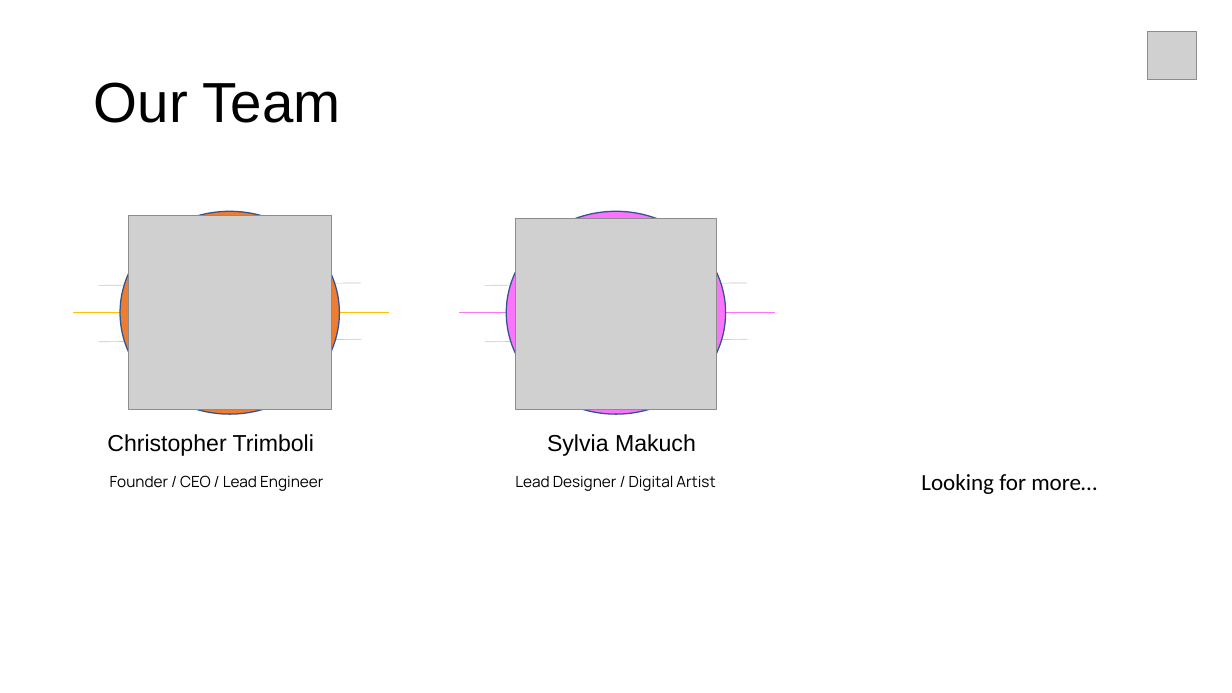
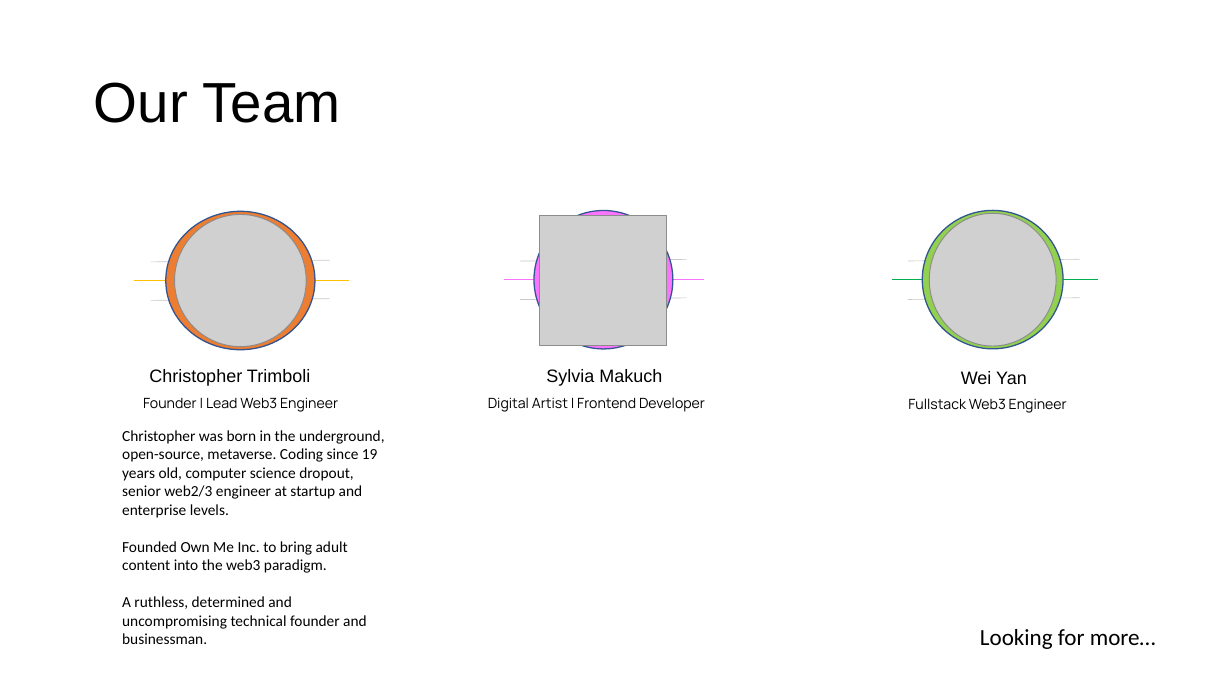
Before and after one commit to own-me/nude-pitch, a slide deck: slide 8 of own-me-pitch.pptx. Drawn at 1232x693 pixels with LibreOffice and Linux fonts; fonts in the diff are those of the drawing; grey boxes stand for pictures. Boxes give left, top, right and bottom in pixels: in the first picture for what was removed or moved away, otherwise in the second. Text is boxed around its words. In the diff, an @@ line names an element or a change of style, - is before the commit and + after.

Commit message:
add Wei, christopher bio

```diff
--- a/own-me-pitch.pptx
+++ b/own-me-pitch.pptx
@@ picture removed at bbox=[1148, 31, 1197, 80] @@
@@ ellipse: place and size @@
-ellipse at bbox=[120, 212, 339, 414]
+ellipse at bbox=[165, 212, 314, 350]
@@ picture: place and size @@
-picture at bbox=[128, 216, 332, 410]
+picture at bbox=[175, 214, 306, 347]
@@ ellipse: place and size @@
-ellipse at bbox=[506, 212, 726, 414]
+ellipse at bbox=[534, 211, 673, 349]
@@ picture: place and size @@
-picture at bbox=[516, 219, 716, 410]
+picture at bbox=[540, 215, 667, 346]
@@ group added at bbox=[892, 211, 1098, 349]: 3 lines, 1 ellipse, 1 picture @@
@@ line moved from (98, 286) - (361, 283) to (151, 262) - (330, 261) @@
@@ line moved from (484, 286) - (748, 283) to (520, 262) - (687, 260) @@
@@ line moved from (73, 312) - (389, 312) to (134, 281) - (348, 281) @@
@@ line moved from (98, 342) - (361, 339) to (151, 300) - (330, 299) @@
@@ line moved from (459, 312) - (775, 312) to (505, 280) - (704, 280) @@
@@ line moved from (484, 342) - (748, 339) to (520, 299) - (687, 298) @@
@@ text "Christopher Trimboli" at bbox=[149, 369, 310, 386]: size 18 to 14 pt @@
@@ text "Christopher Trimboli": place and size @@
-text "Christopher Trimboli" at bbox=[107, 434, 314, 456]
+text "Christopher Trimboli" at bbox=[149, 369, 310, 386]
@@ text "Sylvia Makuch": place and size @@
-text "Sylvia Makuch" at bbox=[547, 434, 696, 456]
+text "Sylvia Makuch" at bbox=[546, 369, 662, 386]
@@ text "Sylvia Makuch" at bbox=[546, 369, 662, 386]: size 18 to 14 pt @@
@@ text added at bbox=[961, 371, 1027, 384], 14 pt, text #000000 @@
+Wei Yan
@@ text at bbox=[143, 397, 338, 412]: text changed; size 12 to 11 pt @@
-Founder / CEO / Lead Engineer
+Founder | Lead Web3 Engineer
@@ text at bbox=[488, 397, 705, 412]: text changed; size 12 to 11 pt @@
-Lead Designer / Digital Artist
+Digital Artist | Frontend Developer
@@ text added at bbox=[908, 398, 1067, 413], 11 pt, text #000000 @@
+Fullstack Web3 Engineer
@@ text added at bbox=[122, 430, 385, 644], 12 pt, text #000000 @@
+Christopher was born in the underground, open-source, metaverse. Coding since 19 years old, computer science dropout, senior web2/3 engineer at startup and enterprise levels.
+Founded Own Me Inc. to bring adult content into the web3 paradigm.
+A ruthless, determined and uncompromising technical founder and businessman.
@@ text "Looking for more…": place and size @@
-text "Looking for more…" at bbox=[921, 474, 1097, 494]
+text "Looking for more…" at bbox=[980, 629, 1156, 649]
```
